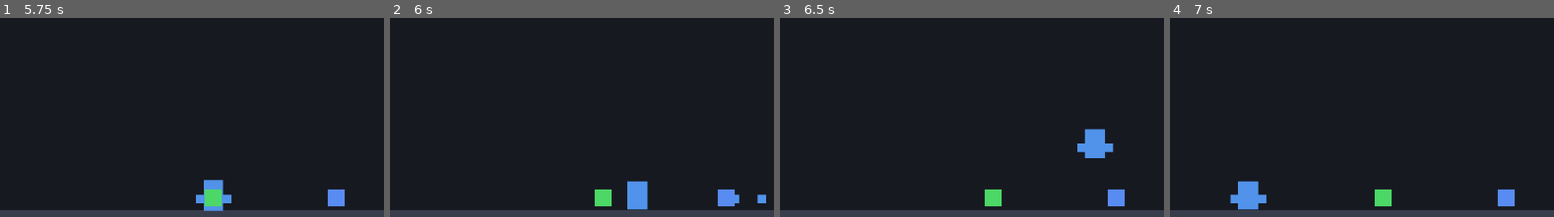
Above: before the commit, frames 1-4 (left to right).
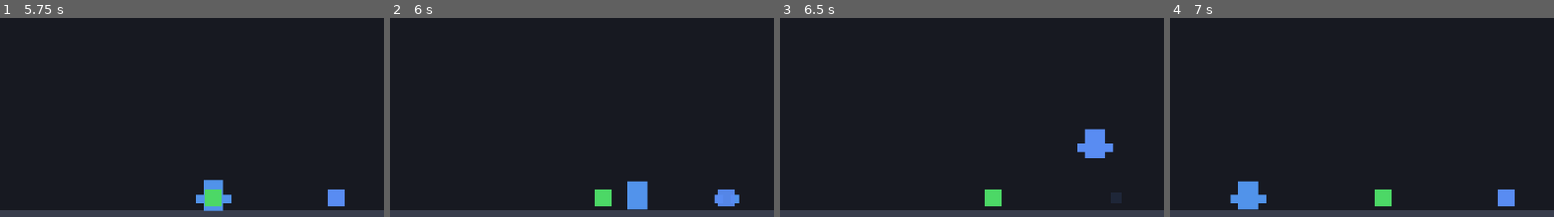
Above: after the commit, the same moments.

Repository: Crazyfer/geims
Game: Godot game, scene res://scenes/PrototypeScene.tscn
The game is run twice, just before and just after one commit, with the same random seed, the same clock (stepped at 60 frames per second) and the same inputs.
Inputs:
- Up to frame 1 (5.75 s): tap Enter at 0.5 s; hold D (move_right) 0.53-2.03 s; tap E (interact) at 0.6, 2.85, 5.1 s; tap Space (jump) at 0.77, 1.52, 3.02, 3.77, 4.52 s; tap F (throw_fists) at 1.35, 3.6 s; hold A (move_left) 2.03-4.28 s; tap R at 2.1, 4.35 s; hold D (move_right) from 4.28 s (still down)
- Up to frame 2 (6 s): keep holding D (move_right); tap F (throw_fists) at 5.85 s
- Up to frame 3 (6.5 s): keep holding D (move_right); tap Space (jump) at 6.02 s
- Up to frame 4 (7 s): keep holding D (move_right); tap R at 6.6 s; tap Space (jump) at 6.77 s
The pictures show only the part of the screen within x 12-62%, y 50-100%; the shares and areas given below are measured in that part.

Frame 1 is identical in both runs. In frame 2, 0.1% of the frame differs, in the area x 84-98%, y 88-94%; in frame 3, 0.4%, in the area x 85-90%, y 86-95%; in frame 4, nothing differs.

Commit message:
feat: fists now have Area2D hitboxes and absorb capsules in flight
- Fist root changed from Polygon2D to Area2D with inner Visual polygon
  and 14x14 CollisionShape2D; lives on collision layer 4, masks layer 2
- Extending/holding fists detect capsule areas, trigger absorb(), and
  emit hit_absorbable(target, color); fist tints instantly and retracts
- Player connects to both fists' hit_absorbable signal and tweens body
  + both fist visuals to the captured color

Co-Authored-By: Claude Sonnet 4.6 <noreply@anthropic.com>

Diff:
--- a/scenes/Fist.tscn
+++ b/scenes/Fist.tscn
@@ -2,7 +2,17 @@
 
 [ext_resource type="Script" path="res://scripts/fist.gd" id="1_fist"]
 
-[node name="Fist" type="Polygon2D"]
+[sub_resource type="RectangleShape2D" id="RectangleShape2D_fist"]
+size = Vector2(14, 14)
+
+[node name="Fist" type="Area2D"]
+collision_layer = 4
+collision_mask = 2
+script = ExtResource("1_fist")
+
+[node name="Visual" type="Polygon2D" parent="."]
 color = Color(0.32, 0.58, 0.92, 1)
 polygon = PackedVector2Array(-7, -7, 7, -7, 7, 7, -7, 7)
-script = ExtResource("1_fist")
+
+[node name="CollisionShape2D" type="CollisionShape2D" parent="."]
+shape = SubResource("RectangleShape2D_fist")
--- a/scripts/fist.gd
+++ b/scripts/fist.gd
@@ -1,4 +1,6 @@
-extends Polygon2D
+extends Area2D
+
+signal hit_absorbable(absorbable: Node, color: Color)
 
 @export var rest_position: Vector2 = Vector2.ZERO
 @export var extend_distance: float = 180.0
@@ -8,6 +10,8 @@
 
 enum State { REST, EXTENDING, HOLD, RETURNING }
 
+@onready var _visual: Polygon2D = $Visual
+
 var _state: State = State.REST
 var _facing: float = 1.0
 var _extension: float = 0.0
@@ -16,6 +20,7 @@
 
 func _ready() -> void:
 	position = rest_position
+	area_entered.connect(_on_area_entered)
 
 
 func launch(facing: float) -> void:
@@ -23,6 +28,10 @@
 		return
 	_facing = facing
 	_state = State.EXTENDING
+
+
+func set_visual_color(c: Color) -> void:
+	_visual.color = c
 
 
 func _process(delta: float) -> void:
@@ -42,3 +51,15 @@
 				_state = State.REST
 
 	position = rest_position + Vector2(_extension * _facing, 0.0)
+
+
+func _on_area_entered(area: Area2D) -> void:
+	if _state != State.EXTENDING and _state != State.HOLD:
+		return
+	if not area.has_method("absorb") or not area.get("can_be_absorbed"):
+		return
+	var absorbed_color: Color = area.capsule_color
+	_visual.color = absorbed_color
+	hit_absorbable.emit(area, absorbed_color)
+	area.absorb()
+	_state = State.RETURNING
--- a/scripts/player.gd
+++ b/scripts/player.gd
@@ -9,6 +9,16 @@
 @onready var _interaction_area: Area2D = $InteractionArea
 @onready var _visual: Polygon2D = $Visual
 @onready var _fists: Array[Node] = [$Fists/FistLeft, $Fists/FistRight]
+@onready var _fist_visuals: Array[Polygon2D] = [$Fists/FistLeft/Visual, $Fists/FistRight/Visual]
+
+
+func _ready() -> void:
+	for fist in _fists:
+		fist.hit_absorbable.connect(_on_fist_hit)
+
+
+func _on_fist_hit(_absorbable: Node, color: Color) -> void:
+	_tint_to(color)
 
 var _state: State = State.IDLE
 var _facing: float = 1.0
@@ -71,8 +81,8 @@
 	var tween: Tween = create_tween()
 	tween.set_parallel(true)
 	tween.tween_property(_visual, "color", color, 0.4)
-	for fist in _fists:
-		tween.tween_property(fist, "color", color, 0.4)
+	for fv in _fist_visuals:
+		tween.tween_property(fv, "color", color, 0.4)
 
 
 func _play_absorb_animation() -> void:
